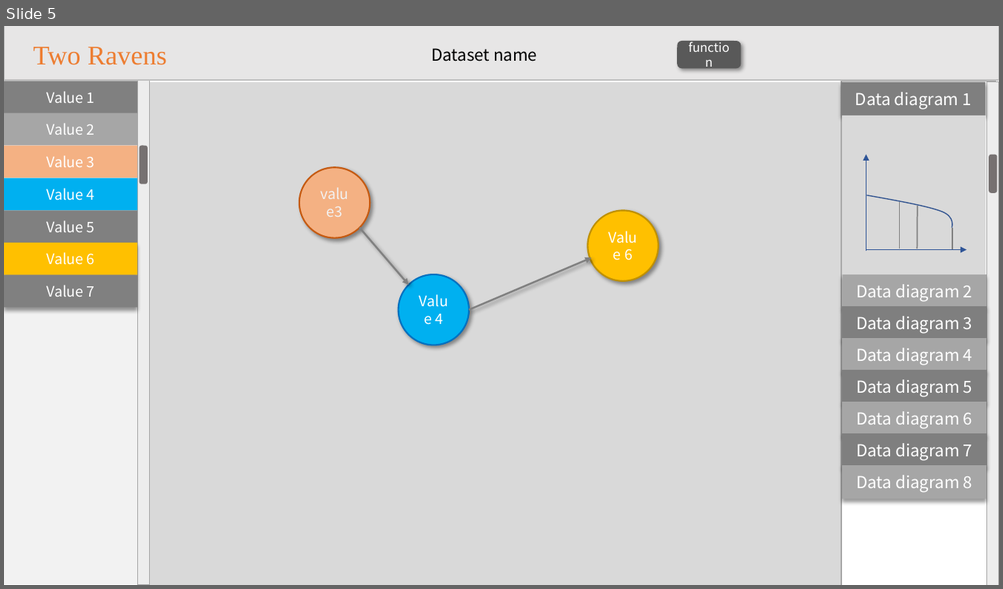
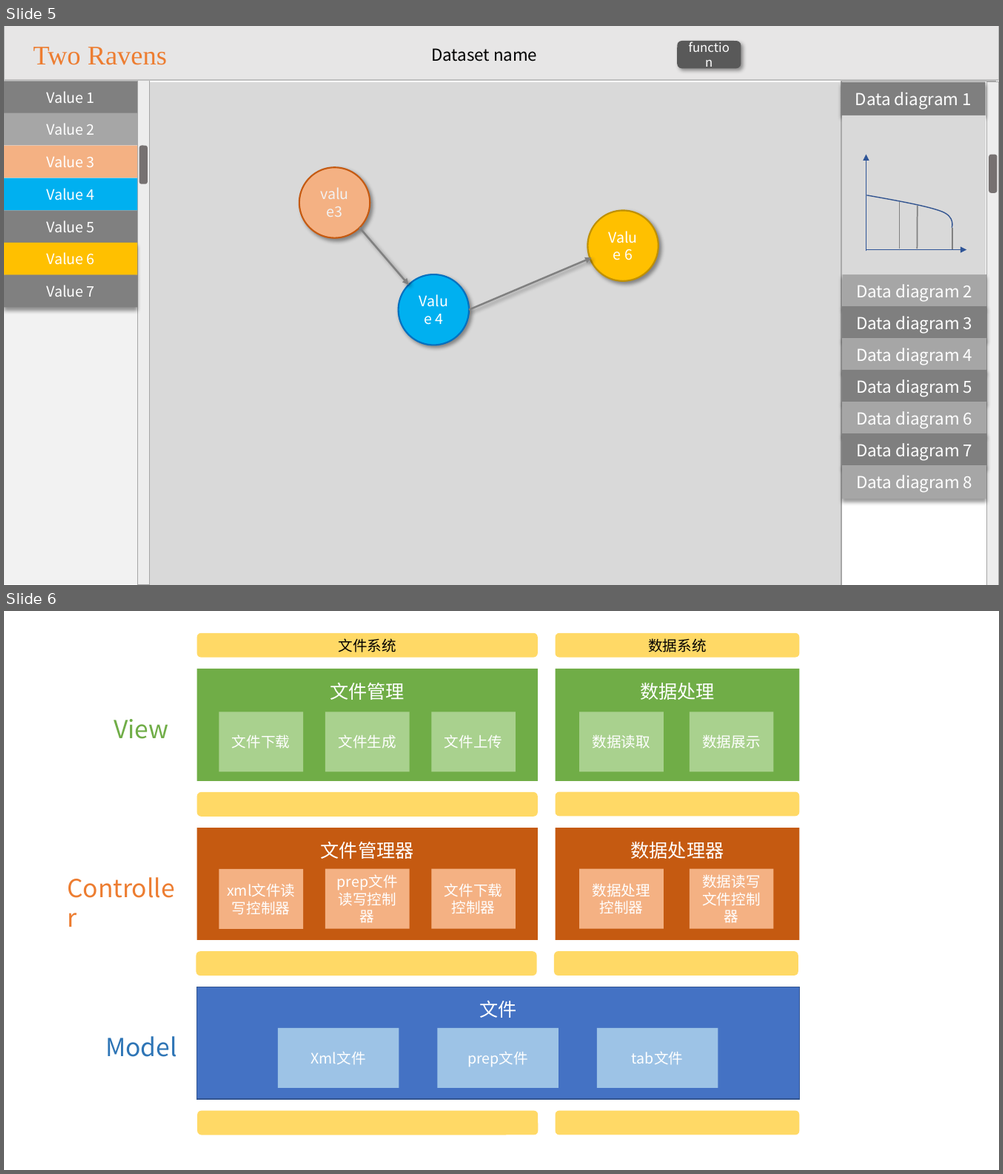
Before and after one commit to DigitalSprite/Software-Engineering-Document, a slide deck: Dataverse概要设计规约/原型设计图.pptx. Shown one above the other, each under a label of ours: slide 5 before the commit, slides 5 and 6 after it. The pictures are 1003x589 and 1003x1174 pixels, drawn with LibreOffice and Linux fonts; fonts in the diff are those of the drawing. Boxes give left, top, right and bottom in pixels: in the first picture for what was removed or moved away, otherwise in the second. Text is boxed around its words. In the diff, an @@ line names an element or a change of style, - is before the commit and + after.

```diff
--- a/Dataverse概要设计规约/原型设计图.pptx
+++ b/Dataverse概要设计规约/原型设计图.pptx
@@ slide 6 added at box(4, 611, 999, 1170), background #FFFFFF @@
@@ rounded rectangle added at box(197, 633, 538, 658), fill #FFD966, 14 pt, text #000000 @@
+文件系统
@@ rounded rectangle added at box(555, 633, 800, 658), fill #FFD966, 14 pt, text #000000 @@
+数据系统
@@ rectangle added at box(197, 669, 538, 781), fill #70AD47, 18 pt, text #FFFFFF @@
+文件管理
@@ rectangle added at box(555, 669, 800, 781), fill #70AD47, 18 pt, text #FFFFFF @@
+数据处理
@@ text added at box(114, 719, 168, 739), 24 pt, text #70AD47 @@
+View
@@ rectangle added at box(219, 712, 303, 772), fill #A9D18E, 14 pt, text #FFFFFF @@
+文件下载
@@ rectangle added at box(326, 712, 410, 772), fill #A9D18E, 14 pt, text #FFFFFF @@
+文件生成
@@ rectangle added at box(432, 712, 516, 772), fill #A9D18E, 14 pt, text #FFFFFF @@
+文件上传
@@ rectangle added at box(579, 712, 663, 772), fill #A9D18E, 14 pt, text #FFFFFF @@
+数据读取
@@ rectangle added at box(689, 712, 774, 772), fill #A9D18E, 14 pt, text #FFFFFF @@
+数据展示
@@ rounded rectangle added at box(197, 792, 538, 817), fill #FFD966 @@
@@ rounded rectangle added at box(555, 792, 800, 817), fill #FFD966 @@
@@ rectangle added at box(197, 828, 538, 941), fill #C55A11, 18 pt, text #FFFFFF @@
+文件管理器
@@ rectangle added at box(555, 828, 800, 941), fill #C55A11, 18 pt, text #FFFFFF @@
+数据处理器
@@ text added at box(60, 869, 188, 906), 24 pt, text #ED7D31 @@
+Controller
@@ rectangle added at box(219, 869, 303, 929), fill #F4B183, 14 pt, text #FFFFFF @@
+xml文件读写控制器
@@ rectangle added at box(326, 869, 410, 929), fill #F4B183, 14 pt, text #FFFFFF @@
+prep文件读写控制器
@@ rectangle added at box(432, 869, 516, 929), fill #F4B183, 14 pt, text #FFFFFF @@
+文件下载控制器
@@ rectangle added at box(579, 869, 663, 929), fill #F4B183, 14 pt, text #FFFFFF @@
+数据处理控制器
@@ rectangle added at box(689, 869, 774, 929), fill #F4B183, 14 pt, text #FFFFFF @@
+数据读写文件控制器
@@ rounded rectangle added at box(196, 952, 537, 977), fill #FFD966 @@
@@ rounded rectangle added at box(554, 951, 798, 976), fill #FFD966 @@
@@ rectangle added at box(197, 987, 800, 1099), fill #4472C4, outline #325491 1 pt, 18 pt, text #FFFFFF @@
+文件
@@ rectangle added at box(278, 1028, 398, 1088), fill #9DC3E6, 14 pt, text #FFFFFF @@
+Xml文件
@@ rectangle added at box(438, 1028, 558, 1088), fill #9DC3E6, 14 pt, text #FFFFFF @@
+prep文件
@@ rectangle added at box(597, 1028, 718, 1088), fill #9DC3E6, 14 pt, text #FFFFFF @@
+tab文件
@@ text added at box(105, 1037, 177, 1057), 24 pt, text #2E75B6 @@
+Model
@@ rounded rectangle added at box(197, 1111, 538, 1136), fill #FFD966 @@
@@ rounded rectangle added at box(555, 1111, 800, 1136), fill #FFD966 @@
```
Also in this commit, not shown: 18 other files.
